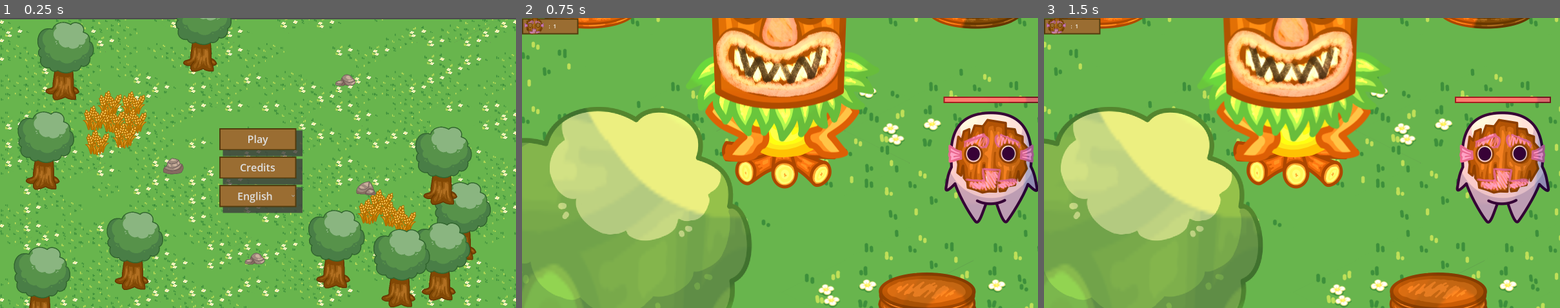
Above: before the commit, frames 1-3 (left to right).
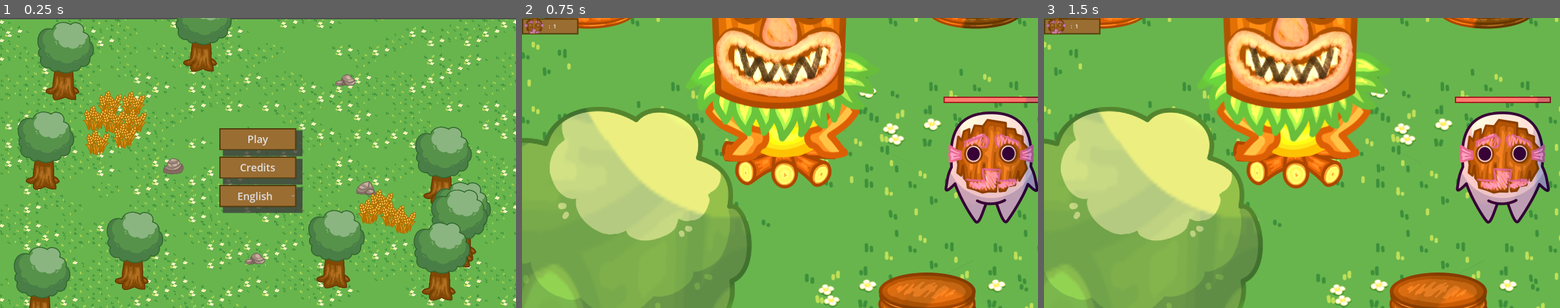
Above: after the commit, the same moments.

Repository: Kayno0o/gwj-86-godot
Game: Godot game, scene res://stages/main_menu/main_menu.tscn
Same seed, same stepped clock (60 frames per second), same inputs: the game is played once before the commit and once after it.
Inputs (mouse positions are in pixels of both pictures, inside the frame that each line leads up to):
- Up to frame 1 (0.25 s): no input
- Up to frame 2 (0.75 s): click "Play" at 0.5 s
- Up to frame 3 (1.5 s): tap Enter at 1.25 s; move the mouse to (1302, 160) at 1.27 s; hold Right (go right) from 1.28 s (still down); tap K at 1.35 s; click (1302, 160) at 1.42 s

The runs differ from the first frame. In frame 1, 2.4% of the frame differs, in the area x 19-95%, y 31-100%; in frame 2, nothing differs; in frame 3, nothing differs.

Commit message:
fix : villains stats
villains stats + spawner fixed
Villains layering

Diff:
--- a/entities/villains/medium/medium.tscn
+++ b/entities/villains/medium/medium.tscn
@@ -33,20 +33,17 @@
 }]
 
 [node name="Villain" instance=ExtResource("1_hkpc8")]
-z_index = 1
-z_as_relative = false
-y_sort_enabled = true
 cost = 60
 stats = Dictionary[int, float]({
-0: 150.0,
-1: 10.0,
-10: 5.0,
-11: 1.2,
+0: 200.0,
+1: 15.0,
+10: 6.0,
+11: 1.0,
 12: 400.0,
 13: 2500.0,
 20: 1.0,
 21: 150.0,
-22: 2.0
+22: 1.0
 })
 
 [node name="Sprite" parent="." index="1"]
--- a/entities/villains/strong/strong.tscn
+++ b/entities/villains/strong/strong.tscn
@@ -33,15 +33,12 @@
 }]
 
 [node name="Villain" instance=ExtResource("1_dpay7")]
-z_index = 1
-z_as_relative = false
-y_sort_enabled = true
 cost = 120
 stats = Dictionary[int, float]({
 0: 150.0,
-1: 15.0,
-10: 8.0,
-11: 1.6,
+1: 50.0,
+10: 20.0,
+11: 4.0,
 12: 300.0,
 13: 3000.0,
 20: 1.0,
--- a/entities/villains/villain.tscn
+++ b/entities/villains/villain.tscn
@@ -14,6 +14,9 @@
 [sub_resource type="SpriteFrames" id="SpriteFrames_ptnth"]
 
 [node name="Villain" type="CharacterBody2D"]
+z_index = 1
+z_as_relative = false
+y_sort_enabled = true
 collision_layer = 4
 collision_mask = 6
 script = ExtResource("1_lojml")
--- a/entities/villains/weak/weak.tscn
+++ b/entities/villains/weak/weak.tscn
@@ -33,19 +33,16 @@
 }]
 
 [node name="Villain" instance=ExtResource("1_ex2au")]
-z_index = 1
-z_as_relative = false
-y_sort_enabled = true
 stats = Dictionary[int, float]({
-0: 150.0,
+0: 300.0,
 1: 5.0,
-10: 3.0,
-11: 1.0,
+10: 0.5,
+11: 0.2,
 12: 200.0,
 13: 2000.0,
 20: 1.0,
 21: 150.0,
-22: 2.0
+22: 0.5
 })
 
 [node name="Sprite" parent="." index="1"]
--- a/stages/gamemaster/spawner.tscn
+++ b/stages/gamemaster/spawner.tscn
@@ -11,9 +11,12 @@
 point_count = 4
 
 [node name="spawner" type="Node2D"]
+z_index = 1
+z_as_relative = false
+y_sort_enabled = true
 script = ExtResource("1_h5yvs")
 villains = Array[PackedScene]([ExtResource("2_3la0t"), ExtResource("3_jj44w"), ExtResource("4_0roro")])
-offset = 50.0
+offset = 1500.0
 difficulty_curve = SubResource("Curve_h5yvs")
 
 [connection signal="child_exiting_tree" from="." to="." method="_on_child_exiting_tree"]
--- a/stages/main_menu/main_menu.tscn
+++ b/stages/main_menu/main_menu.tscn
@@ -165,6 +165,9 @@
 color = Color(0.23921569, 0.23921569, 0.23921569, 0.8039216)
 
 [node name="game" type="Node2D" parent="."]
+z_index = 1
+z_as_relative = false
+y_sort_enabled = true
 scale = Vector2(0.2, 0.2)
 
 [node name="wheat" parent="game" instance=ExtResource("4_mcab4")]
@@ -201,7 +204,7 @@
 position = Vector2(5184.9995, 4174.9995)
 
 [node name="Tree5" parent="game" instance=ExtResource("5_onbu3")]
-position = Vector2(6194.9995, 4469.9995)
+position = Vector2(7090, 3855)
 
 [node name="Wheat" type="Sprite2D" parent="game"]
 position = Vector2(5914.9995, 2854.9998)
Binary file changed: i18n/translations.en.translation
Binary file changed: i18n/translations.fr.translation
Not shown: 1 places in stages/main_menu/main_menu.tscn that only renumber resources
